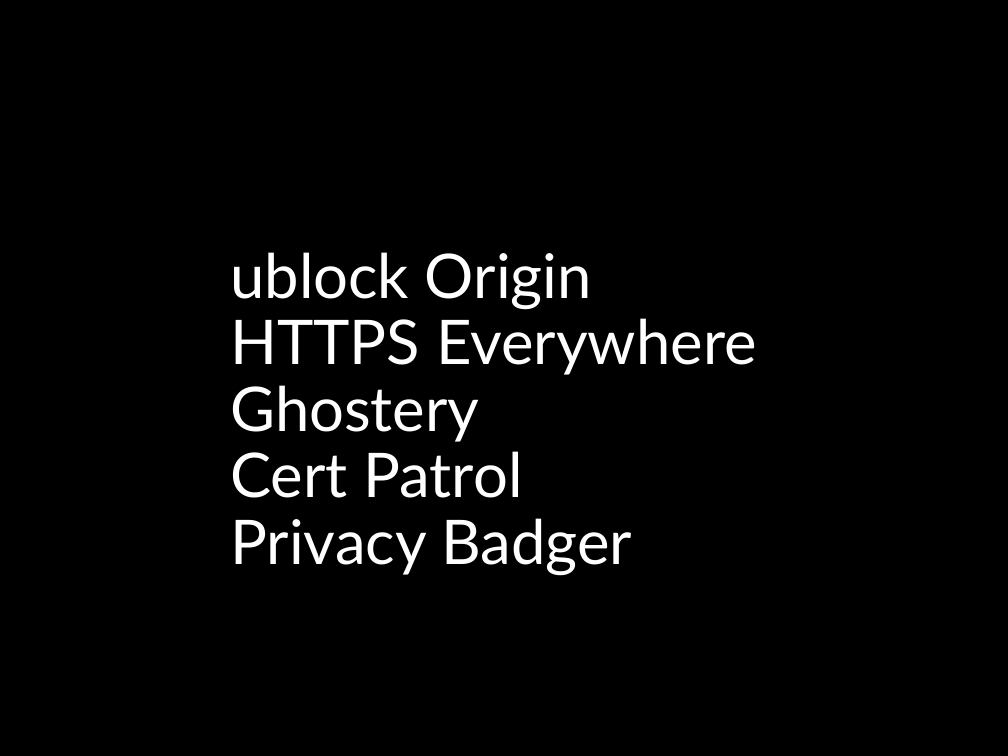
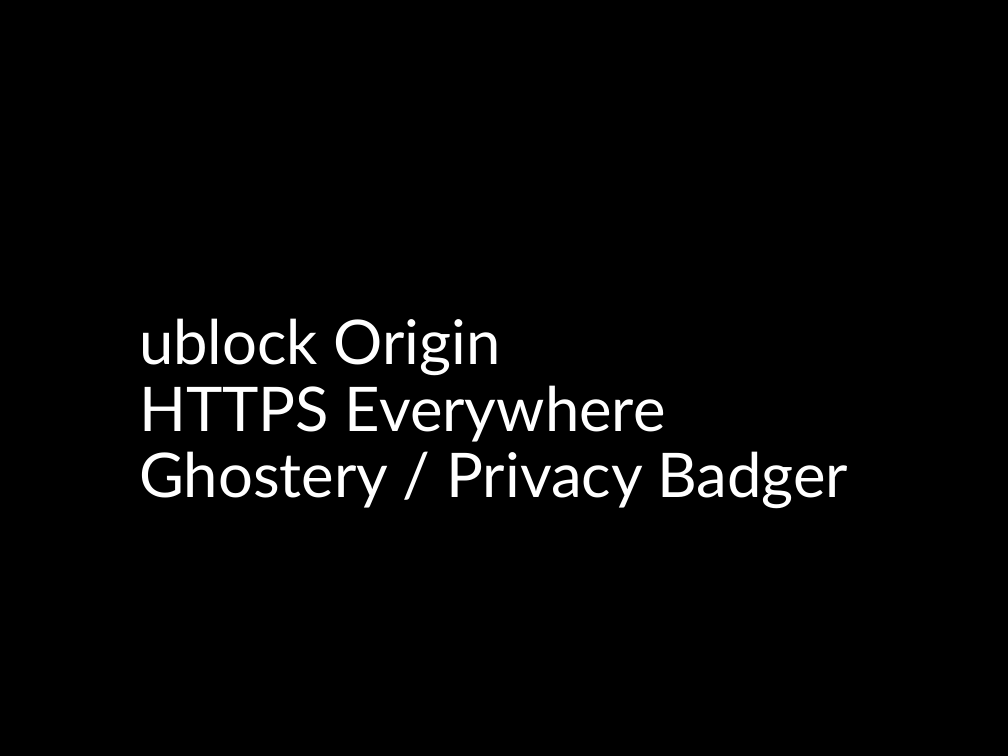
Before and after one commit to flipdot/cryptoparty, a slide deck: slide 22 of cryptoparty.odp (slide 19 before the commit). Drawn at 1008x756 pixels with LibreOffice and Linux fonts; fonts in the diff are those of the drawing. Boxes give left, top, right and bottom in pixels: in the first picture for what was removed or moved away, otherwise in the second. Text is boxed around its words. In the diff, an @@ line names an element or a change of style, - is before the commit and + after.

```diff
--- a/cryptoparty.odp
+++ b/cryptoparty.odp
@@ title at box(139, 318, 848, 509): text changed @@
-ublock Origin
-HTTPS Everywhere
-Ghostery
-Cert Patrol
-Privacy Badger
+ublock Origin
+HTTPS Everywhere
+Ghostery / Privacy Badger
```
Also in this commit, not shown: 8 other slides changed, 6 slides added, 3 slides removed, 8 other files.
